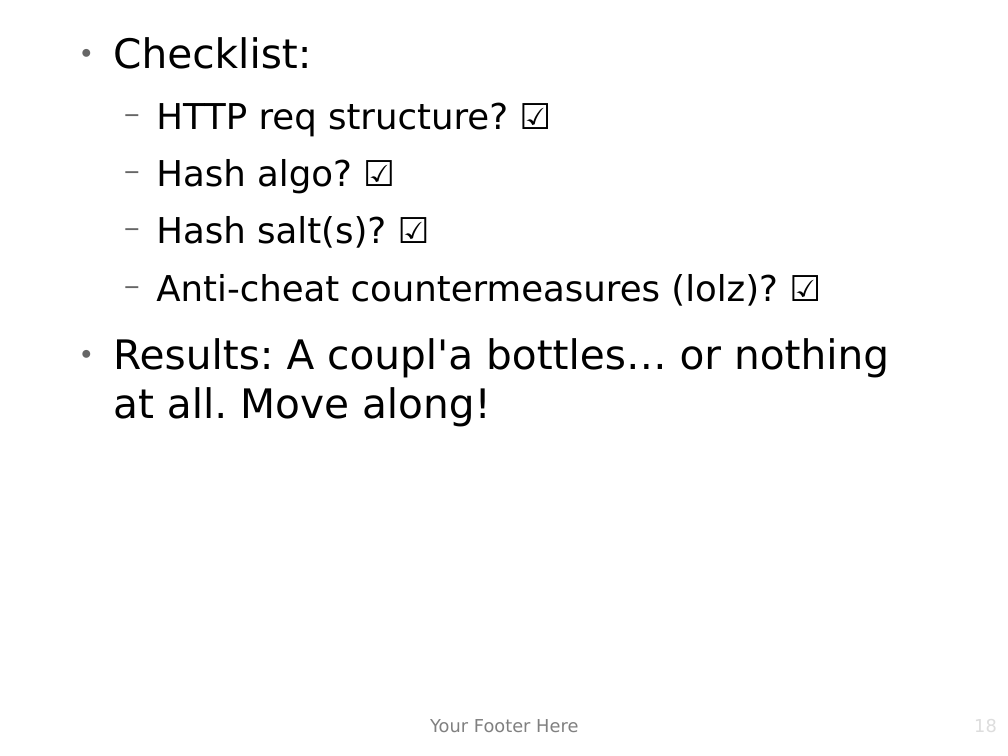
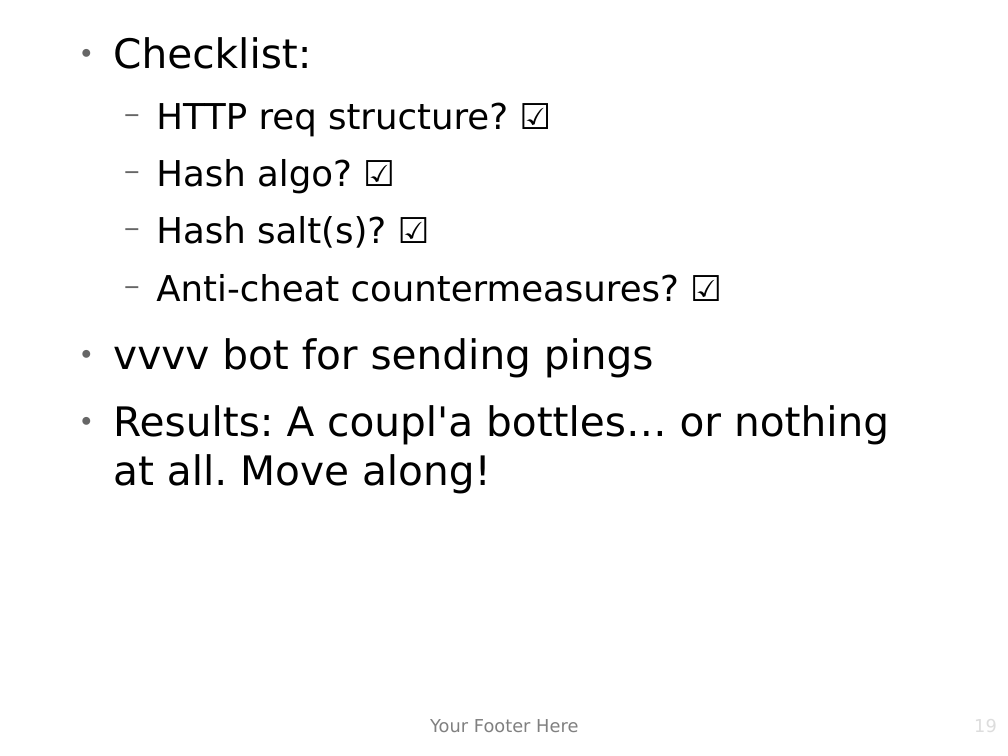
Before and after one commit to matiasw/disobey.fi-presentation, a slide deck: slide 19 of presis.odp (slide 18 before the commit). Drawn at 1008x756 pixels with LibreOffice and Linux fonts; fonts in the diff are those of the drawing; background and template pictures are left out. Boxes give left, top, right and bottom in pixels: in the first picture for what was removed or moved away, otherwise in the second. Text is boxed around its words. In the diff, an @@ line names an element or a change of style, - is before the commit and + after.

```diff
--- a/presis.odp
+++ b/presis.odp
@@ text at box(156, 274, 679, 302): text changed @@
-  − Anti-cheat countermeasures (lolz)? ☑
+  − Anti-cheat countermeasures? ☑
@@ text at box(113, 338, 654, 378): paragraph added @@
+● vvvv bot for sending pings
```
Also in this commit, not shown: 15 other slides changed, 1 slide removed.
